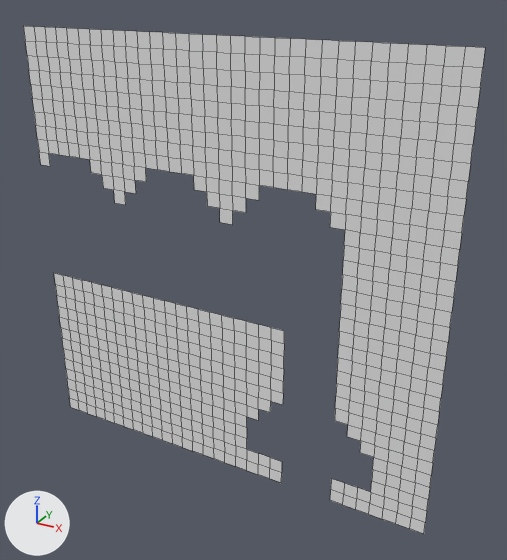
Two versions of the OBJ model Assets/Meshes/Test of Teamwork/ToT02 Chunk 0 2.obj, one commit apart.
Camera for both pictures: a camera (50 mm lens) standing at (7.8, -38.5, 35.5) and looking at (-14.0, 1.0, 15.8). The lights are fixed; the arrows at lower left show +X, +Y and +Z. Mesh edges are drawn as thin lines. Where no turn or scale is listed for an object, it has been applied to the vertices.

In view in the first picture: '02_Chunk_0_2'.
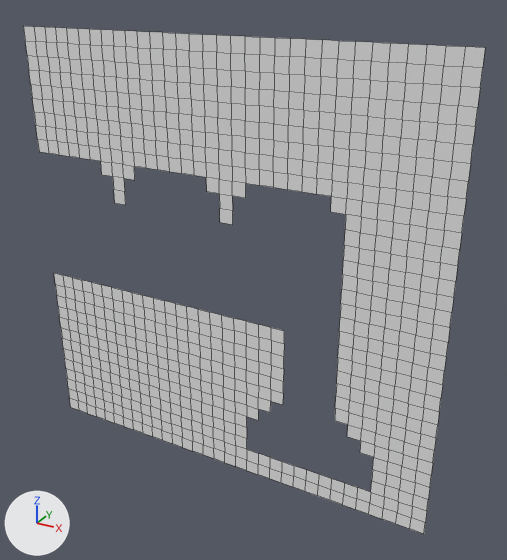
What the commit changed:
me_02_chunk_0_2 has 833 vertices, 720 faces and spans x -32.0..0.0, y 0.0, z 0.0..32.0.
me_02_chunk_0_2 is used by ob_02_chunk_0_2; location (0.0, 0.0, 0.0).
Verts and faces of me_02_chunk_0_2; kept vertices keep their numbers, new ones are numbered from 833.
Before the commit, vertices of me_02_chunk_0_2: 75 (-32.0, 0.0, 22.0) at pixel (40, 164), 229 (-32.0, 0.0, 23.0) at pixel (39, 151), 586 (-31.0, 0.0, 22.0) at pixel (50, 166), 820 (-31.0, 0.0, 23.0) at pixel (48, 153).
Before the commit, vertices of me_02_chunk_0_2: 81 (-16.0, 0.0, 22.0) at pixel (219, 193), 204 (-18.0, 0.0, 22.0) at pixel (194, 189), 208 (-14.0, 0.0, 22.0) at pixel (245, 198), 346 (-16.0, 0.0, 21.0) at pixel (219, 208), 579 (-18.0, 0.0, 23.0) at pixel (193, 175).
Before the commit, vertices of me_02_chunk_0_2: 580 (-17.0, 0.0, 22.0) at pixel (206, 191), 593 (-14.0, 0.0, 23.0) at pixel (245, 183), 594 (-14.0, 0.0, 21.0) at pixel (245, 212), 595 (-13.0, 0.0, 22.0) at pixel (259, 200), 596 (-15.0, 0.0, 22.0) at pixel (232, 195).
Before the commit, vertices of me_02_chunk_0_2: 666 (-15.0, 0.0, 21.0) at pixel (232, 210), 667 (-13.0, 0.0, 23.0) at pixel (259, 185), 676 (-17.0, 0.0, 21.0) at pixel (207, 206), 677 (-17.0, 0.0, 23.0) at pixel (206, 177).
Before the commit, vertices of me_02_chunk_0_2: 88 (-8.0, 0.0, 22.0) at pixel (330, 211), 242 (-8.0, 0.0, 23.0) at pixel (331, 196), 355 (-8.0, 0.0, 21.0) at pixel (329, 227), 566 (-9.0, 0.0, 22.0) at pixel (315, 209), 600 (-7.0, 0.0, 22.0) at pixel (345, 214).
Before the commit, vertices of me_02_chunk_0_2: 663 (-7.0, 0.0, 21.0) at pixel (345, 229), 687 (-9.0, 0.0, 23.0) at pixel (316, 194).
Before the commit, vertices of me_02_chunk_0_2: 92 (-24.0, 0.0, 22.0) at pixel (123, 178), 205 (-26.0, 0.0, 22.0) at pixel (101, 174), 206 (-22.0, 0.0, 22.0) at pixel (146, 181), 359 (-24.0, 0.0, 21.0) at pixel (124, 191), 581 (-26.0, 0.0, 23.0) at pixel (100, 161).
Before the commit, vertices of me_02_chunk_0_2: 582 (-26.0, 0.0, 21.0) at pixel (103, 187), 583 (-25.0, 0.0, 22.0) at pixel (112, 176), 584 (-27.0, 0.0, 22.0) at pixel (91, 172), 587 (-22.0, 0.0, 23.0) at pixel (145, 167), 588 (-23.0, 0.0, 22.0) at pixel (134, 180).
Before the commit, vertices of me_02_chunk_0_2: 671 (-23.0, 0.0, 21.0) at pixel (135, 193), 674 (-25.0, 0.0, 21.0) at pixel (113, 189), 819 (-27.0, 0.0, 23.0) at pixel (89, 159), 821 (-23.0, 0.0, 23.0) at pixel (134, 166).
Before the commit, vertices of me_02_chunk_0_2: 232 (-7.0, 0.0, 0.0) at pixel (330, 500), 254 (-11.0, 0.0, 0.0) at pixel (281, 482), 527 (-7.0, 0.0, 2.0) at pixel (331, 478), 540 (-11.0, 0.0, 2.0) at pixel (281, 461), 706 (-11.0, 0.0, 1.0) at pixel (281, 472).
Before the commit, vertices of me_02_chunk_0_2: 715 (-7.0, 0.0, 1.0) at pixel (330, 489).
Part 1, on me_02_chunk_0_2:
Vertices deleted: 75, 586 (with the faces that use them).
Part 2, on me_02_chunk_0_2:
Vertices deleted: 204, 594, 595, 676 (with the faces that use them).
Part 3, on me_02_chunk_0_2:
Vertices deleted: 355, 566 (with the faces that use them).
Part 4, on me_02_chunk_0_2:
Vertices deleted: 206, 582, 584, 671 (with the faces that use them).
Part 5, on me_02_chunk_0_2:
New vertices 833, 834, 835 stand at vertices 232, 527, 715, in that order, plus (-1.0, 0.0, 0.0).
New vertices 836, 837, 838 stand at vertices 833, 834, 835, in that order, plus (-1.0, 0.0, 0.0).
New vertices 839, 840, 841 stand at vertices 254, 540, 706, in that order, plus (1.0, 0.0, 0.0).
New faces: (540, 840, 841, 706), (254, 706, 841, 839), (836, 839, 841, 838), (833, 836, 838, 835), (232, 833, 835, 715), (527, 715, 835, 834).
New faces: (834, 835, 838, 837), (837, 838, 841, 840).

Boxes (x1, y1, x2, y2) around the edits, measured in the pictures (507 x 560 px):
part 1 of me_02_chunk_0_2, deleted
    before: (39, 152, 50, 166)
part 2 of me_02_chunk_0_2, deleted
    before: (194, 175, 259, 213)
part 3 of me_02_chunk_0_2, deleted
    before: (316, 194, 346, 230)
part 4 of me_02_chunk_0_2, deleted
    before: (90, 160, 146, 194)
part 5 of me_02_chunk_0_2, added
    after: (281, 462, 331, 500)
